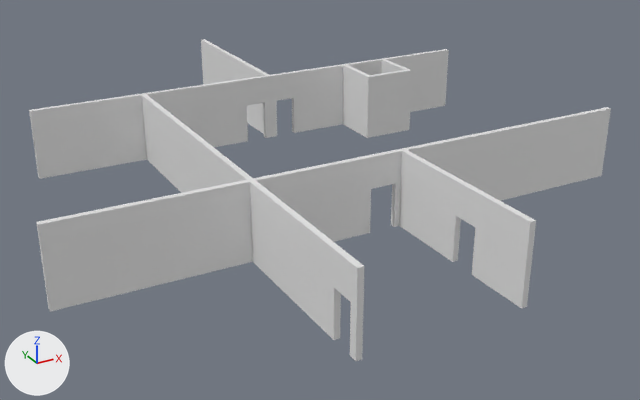
The FBX model Meshes/Bank2ndInteriorWall.FBX: old version first, new version second.
Camera for both pictures: a 50 mm lens placed at (-19.8, -42.4, 16.4), pointed at (-0.8, -7.8, -0.8). The axes (+X, +Y, +Z) are drawn at lower left. The lights are the same throughout. Where no turn or scale is listed for an object, it has been applied to the vertices.

Names of what the first picture shows: 'Bank2ndInteriorWall'.
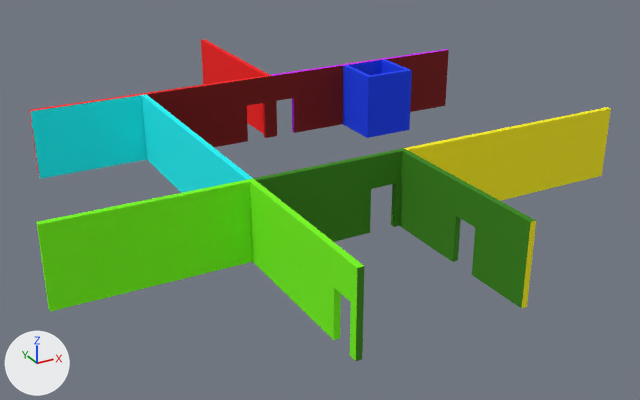
Location of each change, [x1, y1, x2, y2] in pixels of the pictures (640 x 400 px):
part 1 of me_mesh, recoloured (grey to red)
    both: [29, 39, 271, 177]
part 2 of me_mesh, recoloured (white to purple)
    both: [271, 49, 447, 132]
part 3 of me_mesh, recoloured (grey to blue)
    both: [343, 59, 412, 138]
part 4 of me_mesh, recoloured (grey to cyan)
    both: [30, 94, 252, 193]
part 5 of me_mesh, recoloured (grey to green)
    both: [36, 178, 364, 361]
part 6 of me_mesh, recoloured (grey to green)
    both: [253, 148, 536, 361]
part 7 of me_mesh, recoloured (grey to yellow)
    both: [404, 107, 611, 308]
part 8 of me_mesh, recoloured (grey to red)
    both: [147, 66, 343, 147]
part 9 of me_mesh, recoloured (grey to red)
    both: [386, 50, 449, 112]

The edits, one by one:
Material 'Bank2ndInteriorWallSet1' (mat_bank2ndinteriorwallset1) is new.
Its base color is (1.0, 0.0, 0.0) (red #ff0000).
Its roughness is 0.859.
Material 'Bank2ndInteriorWallSet4' (mat_bank2ndinteriorwallset4) is new.
Its base color is (0.0, 0.965, 1.0) (cyan #00fbff).
Its roughness is 0.859.
Material 'Bank2ndInteriorWallSet5' (mat_bank2ndinteriorwallset5) is new.
Its base color is (0.188, 1.0, 0.0) (green #78ff00).
Its roughness is 0.859.
Material 'Bank2ndInteriorWallSet7' (mat_bank2ndinteriorwallset7) is new.
Its base color is (1.0, 0.894, 0.0) (yellow #fff300).
Its roughness is 0.859.
Material 'Bank2ndInteriorWallSet6' (mat_bank2ndinteriorwallset6) is new.
Its base color is (0.0353, 0.239, 0.0) (green #358600).
Its roughness is 0.859.
Material 'Bank2ndInteriorWallSet3' (mat_bank2ndinteriorwallset3) is new.
Its base color is (0.0, 0.0471, 1.0) (blue #003dff).
Its roughness is 0.859.
Material 'Bank2ndInteriorWallSet8' (mat_bank2ndinteriorwallset8) is new.
Its base color is (0.196, 0.0, 0.0) (dark red #7a0000).
Its roughness is 0.859.
Material 'Bank2ndInteriorWallSet2' (mat_bank2ndinteriorwallset2) is new.
Its base color is (0.706, 0.0, 1.0) (purple #db00ff).
Its roughness is 0.859.
me_mesh has 222 vertices, 444 faces and spans x -15.0..11.9, y -21.4..9.0, z -0.1..3.4.
me_mesh is used by ob_bank2ndinteriorwall; location (0.0, 0.0, 0.0).
me_mesh part 1: 62 of the faces centred in x -12.5..0.2, y -0.4..9.0, z -0.1..3.4 switch from no material to mat_bank2ndinteriorwallset1 (red #ff0000).
me_mesh part 2: all 62 faces centred in x 0.3..11.9, y -0.4..-0.2, z -0.1..3.4 switch from no material to mat_bank2ndinteriorwallset2 (purple #db00ff).
me_mesh part 3: all 88 faces centred in x 4.7..7.5, y -3.2..-0.5, z -0.1..3.4 switch from no material to mat_bank2ndinteriorwallset3 (blue #003dff).
me_mesh part 4: all 34 faces centred in x -12.3..-6.8, y -13.2..-0.5, z -0.1..3.4 switch from no material to mat_bank2ndinteriorwallset4 (cyan #00fbff).
me_mesh part 5: all 42 faces centred in x -15.0..-6.8, y -21.3..-13.3, z -0.1..3.4 switch from no material to mat_bank2ndinteriorwallset5 (green #78ff00).
me_mesh part 6: 70 of the faces centred in x -6.9..0.2, y -21.4..-13.3, z -0.1..3.4 switch from no material to mat_bank2ndinteriorwallset6 (green #358600).
me_mesh part 7: 26 of the faces centred in x 0.1..11.9, y -21.4..-13.3, z -0.1..3.4 switch from no material to mat_bank2ndinteriorwallset7 (yellow #fff300).
me_mesh part 8: all 26 faces centred in x -6.7..3.6, y -4.2..-0.5, z 0.6..2.9 switch from no material to mat_bank2ndinteriorwallset8 (dark red #7a0000).
me_mesh part 9: all 4 faces centred in x 9.0..10.4, y -0.5, z 0.6..2.9 switch from no material to mat_bank2ndinteriorwallset8 (dark red #7a0000).
